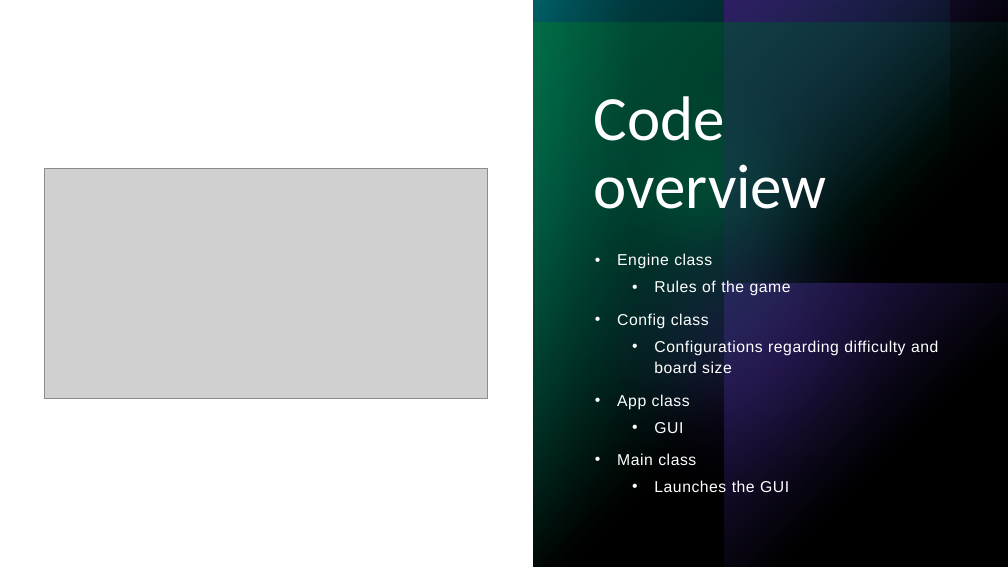
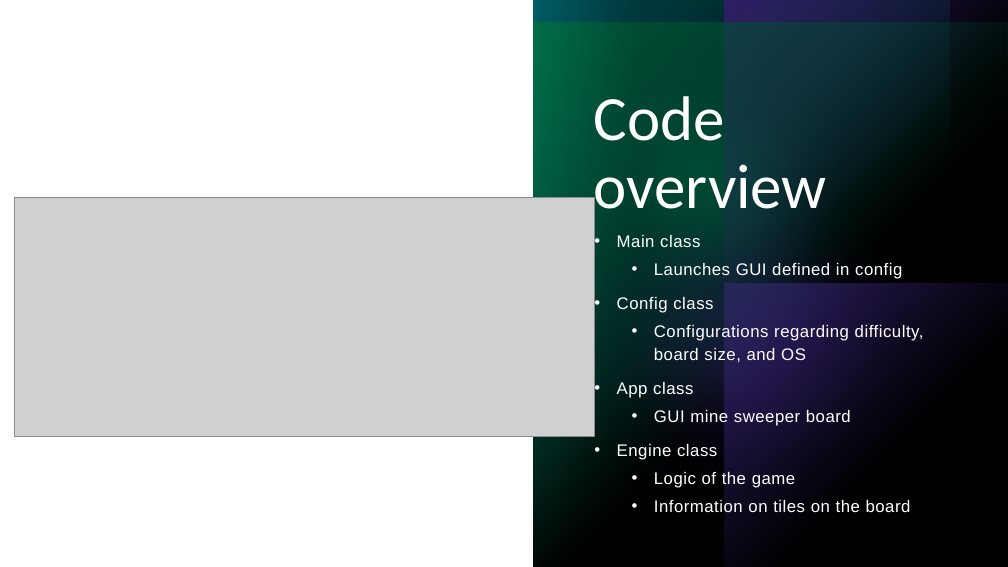
Before and after one commit to ashkakrist/Minesweeper, a slide deck: slide 3 of presentation/presentation_group_4.pptx. Drawn at 1008x567 pixels with LibreOffice and Linux fonts; fonts in the diff are those of the drawing; grey boxes stand for pictures. Boxes give left, top, right and bottom in pixels: in the first picture for what was removed or moved away, otherwise in the second. Text is boxed around its words. In the diff, an @@ line names an element or a change of style, - is before the commit and + after.

```diff
--- a/presentation/presentation_group_4.pptx
+++ b/presentation/presentation_group_4.pptx
@@ picture: place and size @@
-picture at (45,169,487,399)
+picture at (15,197,595,436)
@@ text "Main class": place and size @@
-text "Main class" at (617,253,938,492)
+text "Main class" at (617,235,924,513)
@@ text at (617,235,924,427): paragraphs added @@
+• Main class
+  • Launches GUI defined in config
+• Config class
+  • Configurations regarding difficulty, board size, and OS
+• App class
+  • GUI mine sweeper board
@@ text at (617,444,717,460): size 15 to 16 pt in "Engine class" @@
@@ text at (654,472,911,513): text changed; size 15 to 16 pt @@
-  • Rules of the game
-• Config class
-  • Configurations regarding difficulty and board size
-• App class
-  • GUI
-• Main class
-  • Launches the GUI
+  • Logic of the game
+  • Information on tiles on the board
```
Also in this commit, not shown: 3 other slides changed, 2 slides added.
